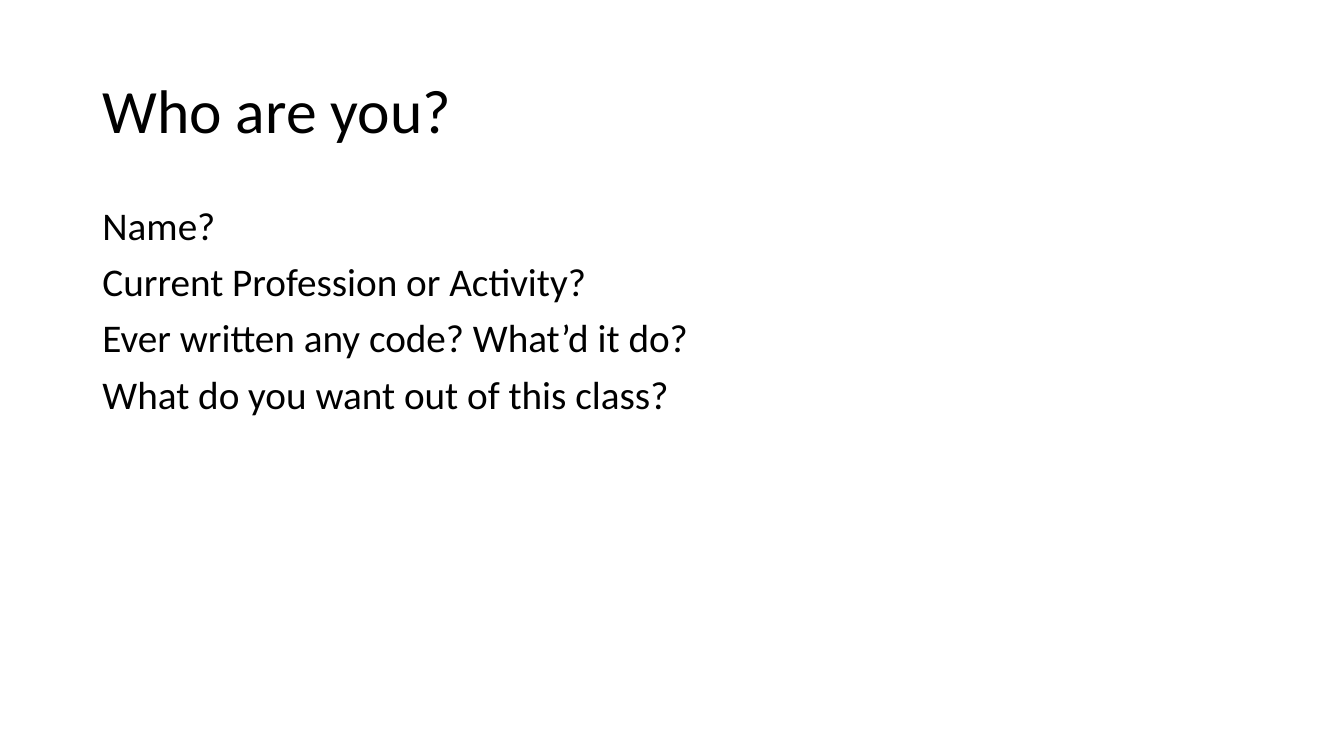
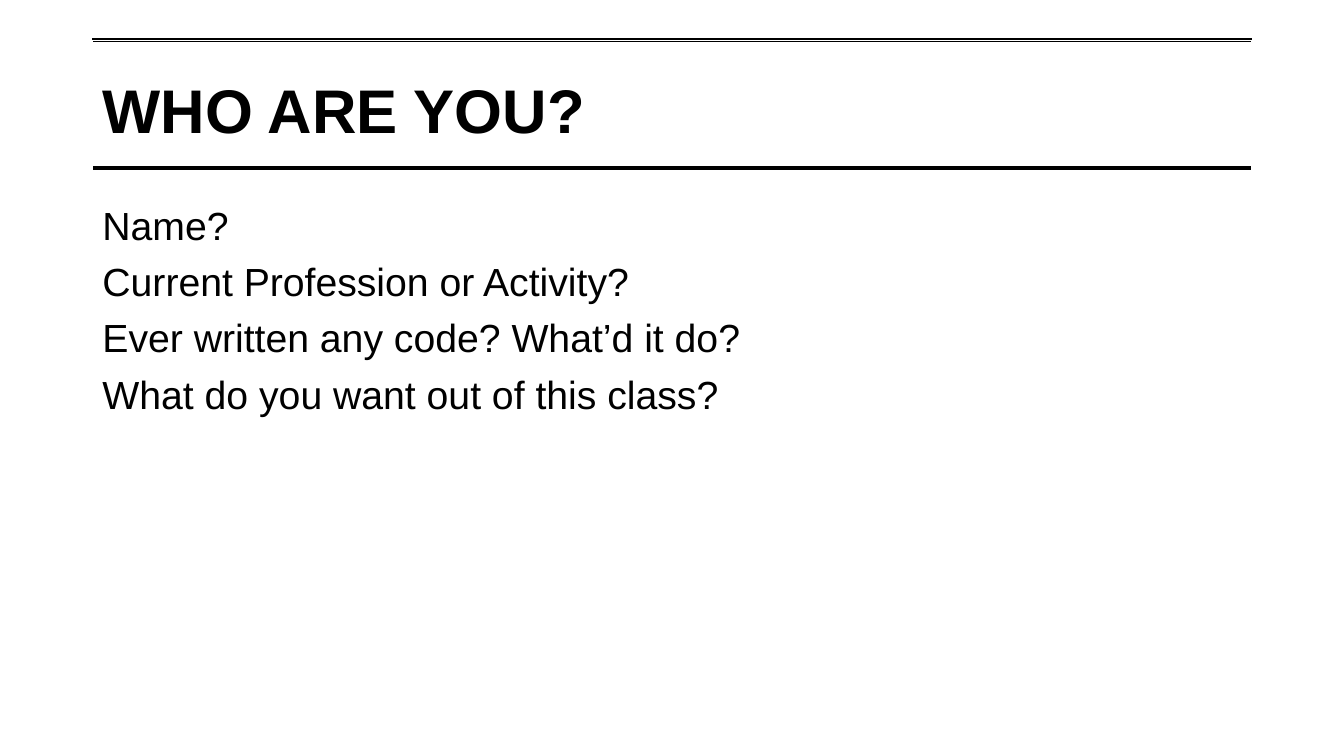
Before and after one commit to lipsitzm/PFNP, a slide deck: slide 4 of PFNP Single Day.pptx. Drawn at 1344x756 pixels with LibreOffice and Linux fonts; fonts in the diff are those of the drawing; background and template pictures are left out. Boxes give left, top, right and bottom in pixels: in the first picture for what was removed or moved away, otherwise in the second. Text is boxed around its words. In the diff, an @@ line names an element or a change of style, - is before the commit and + after.

```diff
--- a/PFNP Single Day.pptx
+++ b/PFNP Single Day.pptx
@@ title "WHO ARE YOU?": place and size @@
-title "WHO ARE YOU?" at bbox=[102, 90, 451, 143]
+title "WHO ARE YOU?" at bbox=[93, 40, 1252, 187]
@@ title "WHO ARE YOU?" at bbox=[93, 40, 1252, 187]: outline none to #FFFFFF 0.75 pt @@
@@ line added from (93, 40) to (1252, 40), #000000 3 pt @@
@@ title at bbox=[102, 90, 585, 134]: text changed; font Calibri to Arial; bold on @@
-Who are you?
+WHO ARE YOU?
@@ line added from (93, 168) to (1252, 168), #000000 3 pt @@
@@ text "Name?" at bbox=[102, 212, 740, 417]: font Calibri to Arial @@
```
Also in this commit, not shown: 112 other slides changed, 11 slides added.
